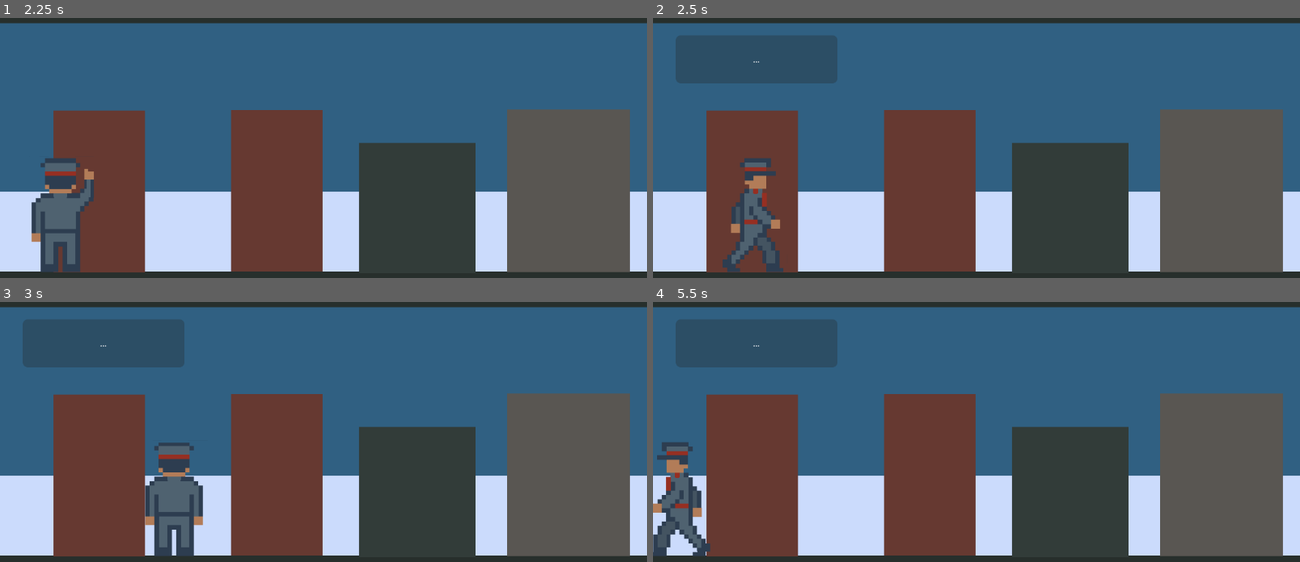
Above: before the commit, frames 1-4 (two rows, left to right).
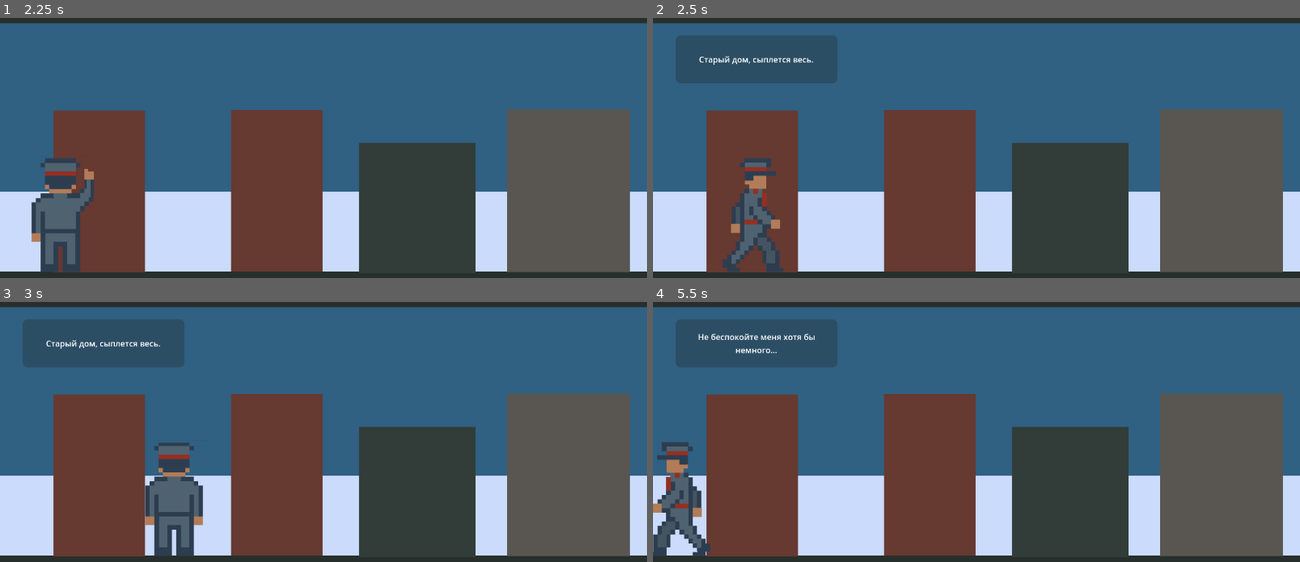
Above: after the commit, the same moments.

Repository: JoshuaWe1t/protocol-41
Game: Godot game, scene res://src/levels/sand_box/sand_box.tscn
Two runs of this game, one before a commit and one after it. Both use one fixed random seed, a clock stepped at 60 frames per second and the inputs below.
Inputs:
- Up to frame 1 (2.25 s): tap Enter at 0.5 s; hold D (forward) 0.53-1.28 s; tap E (interact) at 0.6, 1.35, 2.1 s; hold A (backward) 1.28-2.03 s; hold D (forward) from 2.03 s (still down)
- Up to frame 2 (2.5 s): keep holding D (forward)
- Up to frame 3 (3 s): keep holding D (forward); tap E (interact) at 2.85 s
- Up to frame 4 (5.5 s): release D (forward) at 3.53 s; hold A (backward) from 3.53 s (still down); tap E (interact) at 3.6, 4.35, 5.1 s

Frame 1 is identical in both runs. In frame 2, 0.2% of the frame differs, in the area x 7-25%, y 14-19%; in frame 3, 0.2%; in frame 4, 0.3%, in the area x 7-25%, y 12-20%.

Commit message:
feat(win_condition_manager-monsters_obj): Добавь обновление условия победы
-- Добавлен объект с описанием монстров
-- Добавлены настройки для этажей/квартир с учетом описания монстра

Diff:
--- a/src/core/autoload/win_condition_manager.gd
+++ b/src/core/autoload/win_condition_manager.gd
@@ -4,23 +4,55 @@
 var anomalies_encountered: Array[String] = []
 var threats_encountered: Array[String] = []
 
+# База данных наших монстров (Синтаксис исправлен для GDScript)
+const MONSTERS = {
+	"perekzhnik": {
+		"name": "Перекожник",
+		"water": "red",    # Оставляет биологические следы/слизь
+		"spores": "red",   # Активно мутирует или разлагается, фон спор зашкаливает
+		"anomaly": true   # Сильнейшее искажение пространства
+	},
+	"mimic": {
+		"name": "Мимик",
+		"water": "green",  # Идеально маскируется, воду не мутит
+		"spores": "yellow",# Спор почти не выделяет
+		"anomaly": false    # Излучает аномалию
+	},
+	"simulacrum": {
+		"name": "Симулякр",
+		"water": "red",    # Искажает реальность (вода черная)
+		"spores": "yellow",# Остаточные фантомные следы
+		"anomaly": true    # Сильнейшее искажение пространства
+	},
+	"infestor": {
+		"name": "Заразитель",
+		"water": "yellow",    # Заражает воду, но медленно
+		"spores": "red", # Покрывает все пространство спорами
+		"anomaly": false    #  Биологическая тварь, аномалии нет
+	}
+}
+
 # Оставляем структуру словаря как базовый шаблон
 var floor_condition = {
+	"active_monster_id": "",
+	"active_monster_name": "",
 	"infected_floor": 0,
 	"infected_apartment": 0,
 	"is_anomaly_exist": false,
 	"anomaly_floor_located": 0,
 	"is_spore_exist": false,
 	"spore_floor_located": 0,
-	"floor01": {
+	1 : {
 		"has_anomaly": false,
 		"has_spore_activity": false,
+		"spore_level": "",
 		"apartments": [
 			{
 				"apartment_name": "Apartment1",
 				"apartment_number": 1,
 				"is_infected": false,
 				"water_infected_level": 0,
+				"last_interaction_time": 0,
 				"dweller": {
 					"name": "",
 					"common_dialog_lines": [],
@@ -33,6 +65,7 @@
 				"apartment_number": 2,
 				"is_infected": false,
 				"water_infected_level": 0,
+				"last_interaction_time": 0,
 				"dweller": {
 					"name": "",
 					"common_dialog_lines": [],
@@ -42,15 +75,17 @@
 			}
 		]
 	},
-	"floor02": {
+	2 : {
 		"has_anomaly": false,
 		"has_spore_activity": false,
+		"spore_level": "",
 		"apartments": [
 			{
 				"apartment_name": "Apartment3",
 				"apartment_number": 3,
 				"is_infected": false,
 				"water_infected_level": 0,
+				"last_interaction_time": 0,
 				"dweller": {
 					"name": "",
 					"common_dialog_lines": [],
@@ -63,6 +98,7 @@
 				"apartment_number": 4,
 				"is_infected": false,
 				"water_infected_level": 0,
+				"last_interaction_time": 0,
 				"dweller": {
 					"name": "",
 					"common_dialog_lines": [],
@@ -72,15 +108,17 @@
 			}
 		]
 	},
-	"floor03": {
+	3 : {
 		"has_anomaly": false,
 		"has_spore_activity": false,
+		"spore_level": "",
 		"apartments": [
 			{
 				"apartment_name": "Apartment5",
 				"apartment_number": 5,
 				"is_infected": false,
 				"water_infected_level": 0,
+				"last_interaction_time": 0,
 				"dweller": {
 					"name": "",
 					"common_dialog_lines": [],
@@ -93,6 +131,7 @@
 				"apartment_number": 6,
 				"is_infected": false,
 				"water_infected_level": 0,
+				"last_interaction_time": 0,
 				"dweller": {
 					"name": "",
 					"common_dialog_lines": [],
@@ -115,6 +154,11 @@
 func generate_level_settings():
 	# Очищаем данные на случай рестарта уровня
 	anomalies_encountered.clear()
+
+	# === ВЫБОР МОНСТРА ===
+	var monster_keys = MONSTERS.keys()
+	var selected_monster_id = monster_keys.pick_random()
+	var active_monster = MONSTERS[selected_monster_id]
 
 	# Генерируем квартиру и ПРИВЯЗЫВАЕМ к ней этаж
 	Global.infected_apartment = randi_range(1, 6)
@@ -127,104 +171,124 @@
 	else:
 		infected_floor = 3
 
-	# Генерируем доп. активности
-	var is_anomaly_exist = randf() > 0.5
-	var is_spore_exist = randf() > 0.5
-
+	# === ГЕНЕРАЦИЯ АКТИВНОСТЕЙ НА ОСНОВЕ МОНСТРА ===
+	var is_anomaly_exist = active_monster["anomaly"]
 	var anomaly_floor_located = randi_range(1, 3) if is_anomaly_exist else 0
-	var spore_floor_located = randi_range(1, 3) if is_spore_exist else 0
-
-	if is_anomaly_exist:
-		anomalies_encountered.append(all_possible_anomalies.pick_random())
-
-	# ЗАПИСЫВАЕМ сгенерированные данные в наш главный объект floor_condition
+
+	# Общие данные
+	floor_condition["active_monster_id"] = selected_monster_id
+	floor_condition["active_monster_name"] = active_monster["name"]
 	floor_condition["infected_floor"] = infected_floor
 	floor_condition["infected_apartment"] = Global.infected_apartment
 	floor_condition["is_anomaly_exist"] = is_anomaly_exist
 	floor_condition["anomaly_floor_located"] = anomaly_floor_located
-	floor_condition["is_spore_exist"] = is_spore_exist
-	floor_condition["spore_floor_located"] = spore_floor_located
-
-	# Обновляем статус заражения внутри конкретной квартиры в словаре
-	var floor_key = "floor0" + str(infected_floor)
-	for apt in floor_condition[floor_key]["apartments"]:
-		if apt["apartment_number"] == Global.infected_apartment:
-			apt["is_infected"] = true
-			apt["water_infected_level"] = randi_range(5, 10) # Делаем воду "Красной" или "ЭкстраКрасной"
-
-	# Отмечаем наличие аномалий/спор на конкретных этажах
-	if is_anomaly_exist:
-		floor_condition["floor0" + str(anomaly_floor_located)]["has_anomaly"] = true
-	if is_spore_exist:
-		floor_condition["floor0" + str(spore_floor_located)]["has_spore_activity"] = true
+	floor_condition["is_spore_exist"] = true # Споры теперь есть всегда (хотя бы у монстра или зеленый фон)
+	floor_condition["spore_floor_located"] = infected_floor # Очаг спор всегда на зараженном этаже
+
+	# === НАСТРОЙКА ЭТАЖЕЙ И КВАРТИР ===
+	for floor_num in range(1, 4):
+		var current_floor_data = floor_condition[floor_num]
+
+		# 1. Устанавливаем уровень спор для этажа
+		if floor_num == infected_floor:
+			current_floor_data["spore_level"] = active_monster["spores"]
+			current_floor_data["has_spore_activity"] = true
+		else:
+			# На других этажах либо чисто (""), либо слабый фон ("green")
+			var random_spore = ["", "green"].pick_random()
+			current_floor_data["spore_level"] = random_spore
+			current_floor_data["has_spore_activity"] = (random_spore == "green")
+
+		# 2. Устанавливаем аномалию
+		if is_anomaly_exist and floor_num == anomaly_floor_located:
+			current_floor_data["has_anomaly"] = true
+		else:
+			current_floor_data["has_anomaly"] = false
+
+		# 3. Настраиваем воду в квартирах
+		for apt in current_floor_data["apartments"]:
+			if apt["apartment_number"] == Global.infected_apartment:
+				apt["is_infected"] = true
+
+				# Вода зависит от типа монстра
+				match active_monster["water"]:
+					"red":
+						apt["water_infected_level"] = randi_range(5, 10)
+					"yellow":
+						apt["water_infected_level"] = randi_range(2, 4)
+					"green", _:
+						apt["water_infected_level"] = randi_range(0, 1)
+			else:
+				# У соседей вода чистая или в допустимых пределах
+				apt["is_infected"] = false
+				apt["water_infected_level"] = randi_range(0, 1)
 
 	print("--- НОВЫЙ МАТЧ СГЕНЕРИРОВАН ---")
+	print("Тип угрозы: ", floor_condition["active_monster_name"])
 	print("Зараженный этаж: ", floor_condition["infected_floor"])
 	print("Зараженная квартира: ", floor_condition["infected_apartment"])
+	print("Споры на зараженном этаже: ", floor_condition[infected_floor]["spore_level"])
 	print("Наличие аномалии: ", floor_condition["is_anomaly_exist"], " (на этаже ", floor_condition["anomaly_floor_located"], ")")
 
-	# === НОВАЯ ЛОГИКА: РАСПРЕДЕЛЕНИЕ ДИАЛОГОВ ===
-
-	# 1. Создаем копии массивов и перемешиваем их, чтобы фразы не повторялись
+	# === ЛОГИКА РАСПРЕДЕЛЕНИЯ ДИАЛОГОВ ===
 	var available_commons = Dwellers.common_dialog_lines.duplicate()
 	available_commons.shuffle()
 
 	var available_hints = Dwellers.hints_dialog_lines.duplicate()
 	available_hints.shuffle()
 
-	# 2. Выбираем, кто из жильцов получит подсказки.
-	# У нас 6 квартир. Пусть 3 квартиры получат подсказки, остальные — только бытовуху.
+	var misleading_lines = Dwellers.misleading_lines.duplicate()
+	misleading_lines.shuffle()
+
 	var apartments_with_hints = [1, 2, 3, 4, 5, 6]
+	apartments_with_hints.erase(Global.infected_apartment)
 	apartments_with_hints.shuffle()
-	var lucky_apartments = apartments_with_hints.slice(0, 3) # Берем первые 3 случайные квартиры
-
-	# 3. Раздаем диалоги по квартирам
+	var lucky_apartments = apartments_with_hints.slice(0, 3)
+
 	for floor_num in range(1, 4):
-		floor_key = "floor0" + str(floor_num)
-		for apt in floor_condition[floor_key]["apartments"]:
+		for apt in floor_condition[floor_num]["apartments"]:
 			var apt_num = apt["apartment_number"]
 
-			# У некоторых жильцов может никого не быть дома (например, 15% шанс)
-			if randf() < 0.15:
-				continue # Оставляем массивы пустыми, ответа не последует
-
-			# Раздаем 2-3 обычные фразы
+			# Шанс 15%, что никого нет дома (зараженный жилец всегда дома)
+			if apt_num != Global.infected_apartment and randf() < 0.15:
+				continue
+
 			var common_count = randi_range(2, 3)
 			for i in range(common_count):
 				if available_commons.size() > 0:
-					apt["dweller"]["common_dialog_lines"].append(available_commons.pop_back())
-					apt["dweller"]["full_dialog_lines"].append(available_commons.pop_back())
-
-			# Если квартира входит в список "везунчиков", даем ей 1 подсказку
-			if apt_num in lucky_apartments:
+					var common_phrase = available_commons.pop_back()
+					apt["dweller"]["common_dialog_lines"].append(common_phrase)
+					apt["dweller"]["full_dialog_lines"].append(common_phrase)
+
+			if apt_num == Global.infected_apartment:
+				if misleading_lines.size() > 0:
+					var lie = misleading_lines.pop_back()
+					apt["dweller"]["hints_dialog_lines"].append(lie)
+					apt["dweller"]["full_dialog_lines"].append(lie)
+
+			elif apt_num in lucky_apartments:
 				if available_hints.size() > 0:
 					var raw_hint = available_hints.pop_back()
 
-					# ВАЖНО: Проверяем, есть ли "%d" в строке, чтобы не было ошибки при форматировании
 					if "%d" in raw_hint:
 						var error_point = randi_range(-1, 1)
-						raw_hint = raw_hint % (Global.infected_apartment + error_point)
+						var target_apt = clamp(Global.infected_apartment + error_point, 1, 6)
+						raw_hint = raw_hint % target_apt
 
 					apt["dweller"]["hints_dialog_lines"].append(raw_hint)
 					apt["dweller"]["full_dialog_lines"].append(raw_hint)
 
-	# Файл запишется только при запуске из редактора или в дебаг-билде
 	if OS.is_debug_build():
 		save_foo_to_debug_file()
 
-
 func save_foo_to_debug_file():
-	# Превращаем словарь в читаемую строку JSON с отступами (табуляцией)
 	var json_string = JSON.stringify(floor_condition, "\t")
-
-	# Открываем файл для записи.
 	var file = FileAccess.open("res://src/core/logs/floor_conditions/debug_floor_conditions.json", FileAccess.WRITE)
 
 	if file:
 		file.store_string(json_string)
 		file.close()
-		# Выводим в консоль абсолютный путь к файлу для удобства
-		var absolute_path = ProjectSettings.globalize_path("res://src/core/logs/floor_conditions/debug_foo.json")
+		var absolute_path = ProjectSettings.globalize_path("res://src/core/logs/floor_conditions/debug_floor_conditions.json")
 		print("Файл отладки debug_floor_conditions успешно сохранен: ", absolute_path)
 	else:
 		print("Не удалось сохранить файл! Код ошибки: ", FileAccess.get_open_error())
